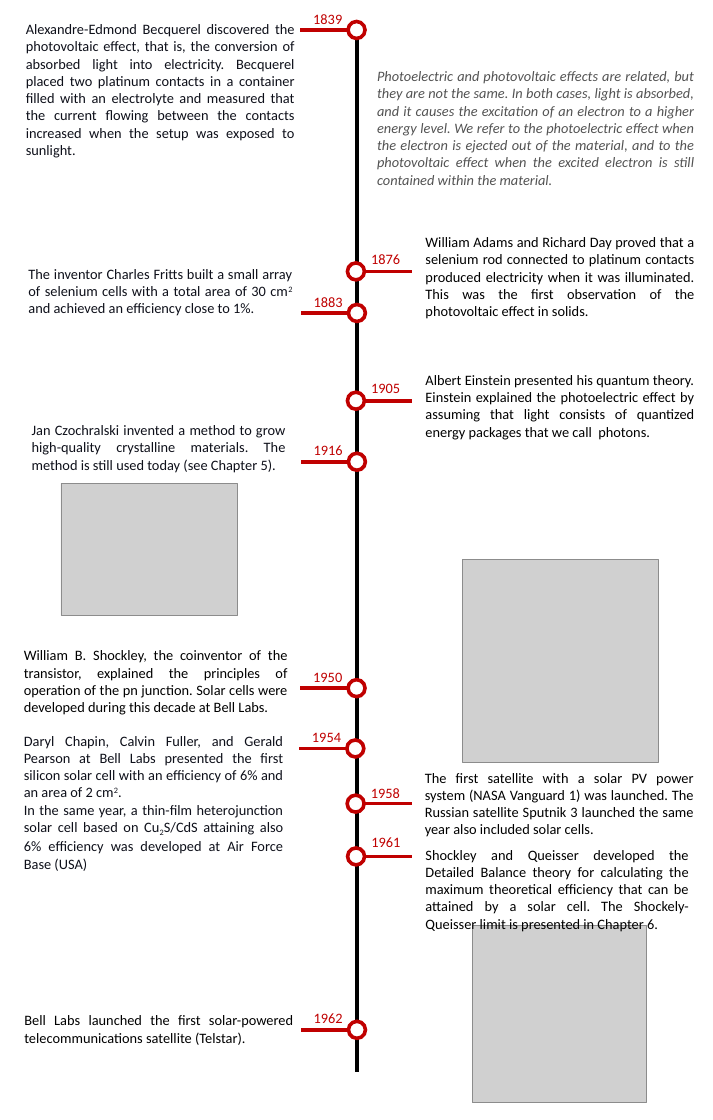
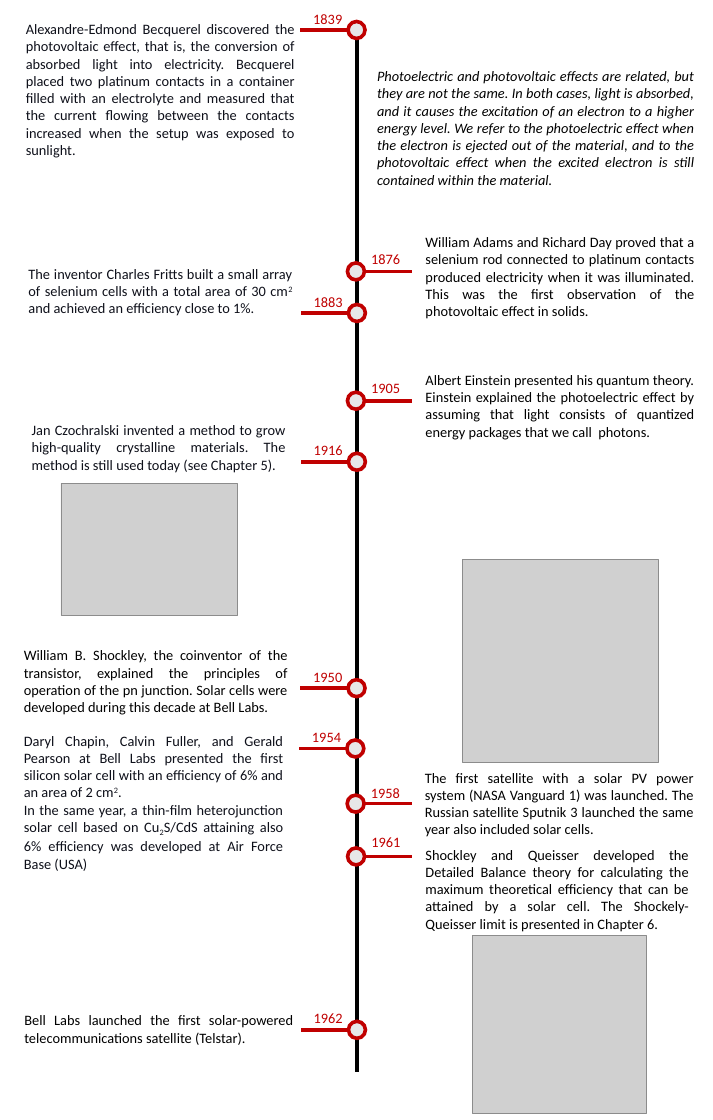
Before and after one commit to martavp/pv-textbook, a slide deck: slide 1 of Figures/Chapter_01/drawings/Fig_PV_history.pptx. Drawn at 713x1120 pixels with LibreOffice and Linux fonts; fonts in the diff are those of the drawing; grey boxes stand for pictures. Boxes give left, top, right and bottom in pixels: in the first picture for what was removed or moved away, otherwise in the second. Text is boxed around its words. In the diff, an @@ line names an element or a change of style, - is before the commit and + after.

```diff
--- a/Figures/Chapter_01/drawings/Fig_PV_history.pptx
+++ b/Figures/Chapter_01/drawings/Fig_PV_history.pptx
@@ text "Photoelectric and photovoltaic effects are ..." at (377,71,694,185): text colour #525252 to #000000 @@
@@ picture: place and size @@
-picture at (472,925,647,1103)
+picture at (472,936,647,1114)
@@ fill #FFFFFF to #E7E7E8 in 10 elements at (347,263,365,280), (348,22,366,39), (348,304,366,322), (347,392,365,410), (348,453,366,471), (347,740,364,757), (347,795,365,812), (348,679,366,697), (347,848,365,866), (348,1022,366,1039) @@
```
Also in this commit, not shown: 1 other slide changed.
